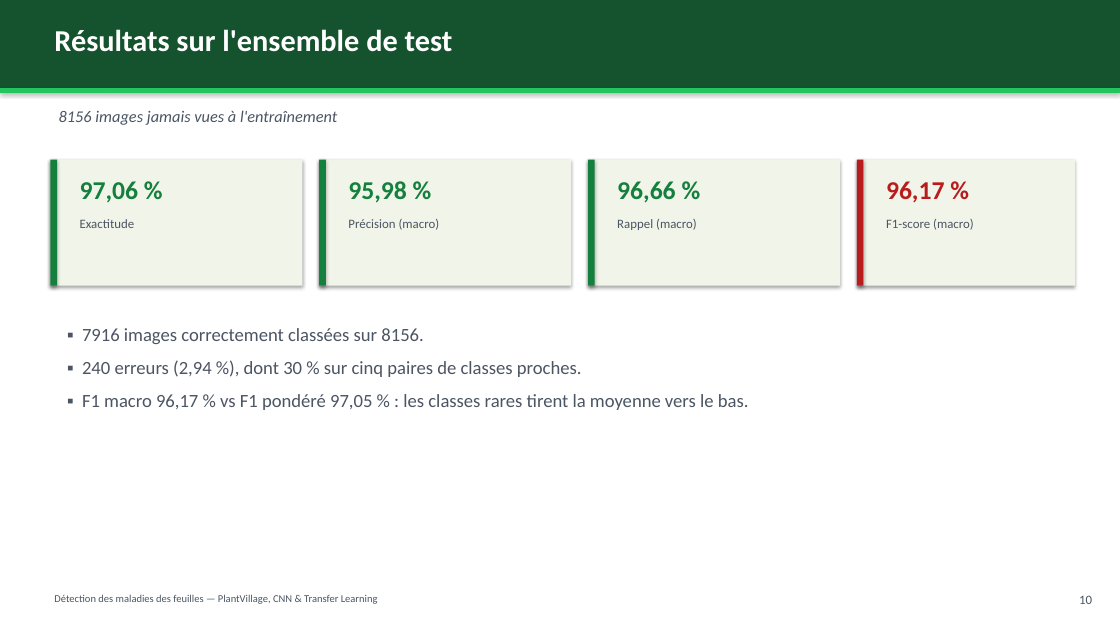
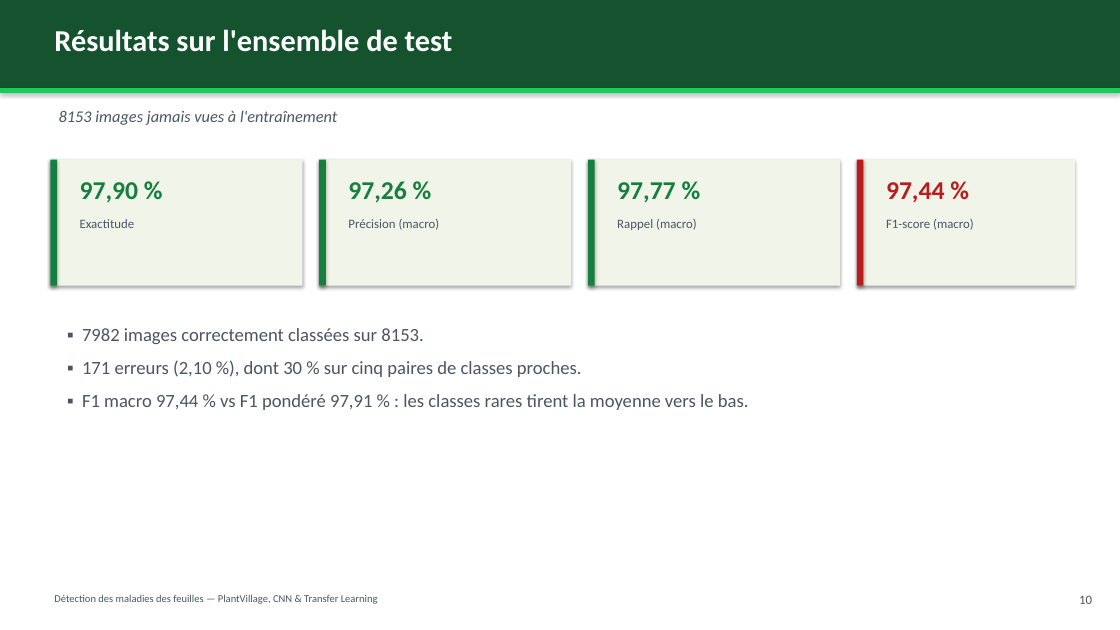
Before and after one commit to Haitam-Elouali/DeepLearning, a slide deck: slide 11 of docs/presentation/presentation_soutenance.pptx. Drawn at 1120x630 pixels with LibreOffice and Linux fonts; fonts in the diff are those of the drawing. Boxes give left, top, right and bottom in pixels: in the first picture for what was removed or moved away, otherwise in the second. Text is boxed around its words. In the diff, an @@ line names an element or a change of style, - is before the commit and + after.

Commit message:
Corriger le split, unifier le preprocessing et fiabiliser les livrables
- prepare_data.py : objectifs du decoupage calcules sur le nombre reel
  d'images (et non sur le nombre de groupes de doublons), affectation au
  deficit relatif, proportions obtenues et classes rares documentees dans
  le manifeste. Decoupage regenere : 37 999 / 8 153 / 8 153 (69,97 / 15,01 /
  15,01 %), doublons exacts jamais separes.
- download_dataset.py : verification des 38 classes (et non de la premiere),
  classes manquantes listees, dataset incomplet refuse.
- train.py + utils/preprocessing.py : un seul pretraitement (Pillow) partage
  par l'entrainement, la validation, le test et l'inference ; chargement par
  chemins de fichiers, data augmentation reservee au train.
- evaluate.py : deux matrices de confusion (effectifs, pourcentage) en 300 dpi
  avec classes lisibles ; results/confusion_matrix_normalized.png ajoute.
- Noms du projet generalises : PlantDiseaseClassifier, modele
  mobilenetv2_plantvillage, journal et interface (38 classes, 14 cultures).
- tests/test_dataset.py : total, effectifs, proportions, absence de doublons
  entre ensembles, reproductibilite, controle des 38 classes.
- tests/test_pipeline.py : comparaison image par image avec le pretraitement
  d'inference sur des images a motifs et degrades.
- README, fiche experimentale, rapport et diaporama alignes sur les
  nouvelles mesures (accuracy 97,90 %, F1 macro 97,44 %, 171 erreurs).

```diff
--- a/docs/presentation/presentation_soutenance.pptx
+++ b/docs/presentation/presentation_soutenance.pptx
@@ text at [59,110,337,125]: text changed @@
-8156 images jamais vues à l'entraînement
+8153 images jamais vues à l'entraînement
@@ text at [80,182,138,202]: text changed @@
-97,06 %
+97,90 %
@@ text at [348,181,406,203]: text changed @@
-95,98 %
+97,26 %
@@ text at [617,182,675,203]: text changed @@
-96,66 %
+97,77 %
@@ text at [886,182,944,203]: text changed @@
-96,17 %
+97,44 %
@@ text at [82,328,749,410]: text changed @@
-▪ 7916 images correctement classées sur 8156.
-▪ 240 erreurs (2,94 %), dont 30 % sur cinq paires de classes proches.
-▪ F1 macro 96,17 % vs F1 pondéré 97,05 % : les classes rares tirent la moyenne vers le bas.
+▪ 7982 images correctement classées sur 8153.
+▪ 171 erreurs (2,10 %), dont 30 % sur cinq paires de classes proches.
+▪ F1 macro 97,44 % vs F1 pondéré 97,91 % : les classes rares tirent la moyenne vers le bas.
```
Also in this commit, not shown: 7 other slides changed, 31 other files.
